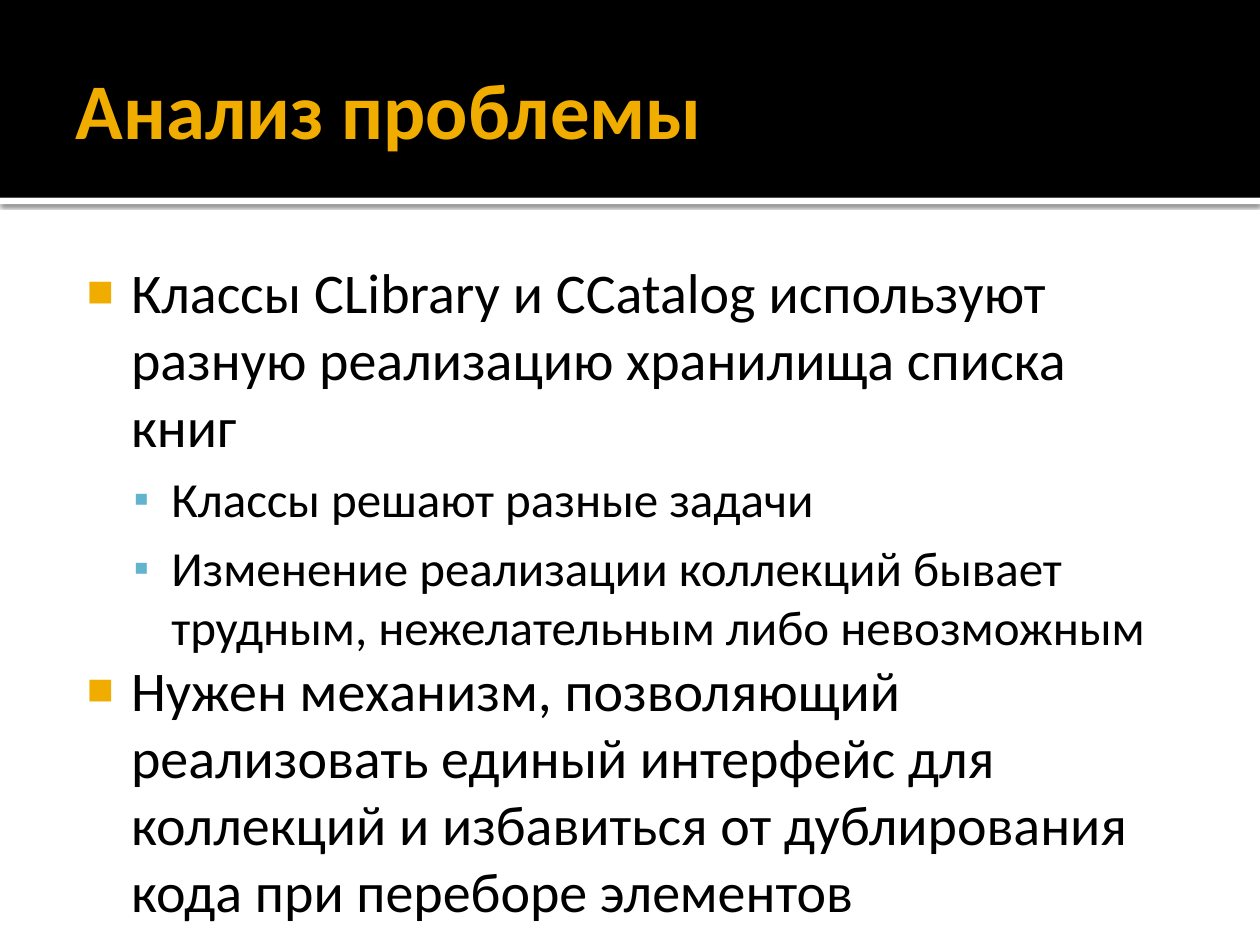
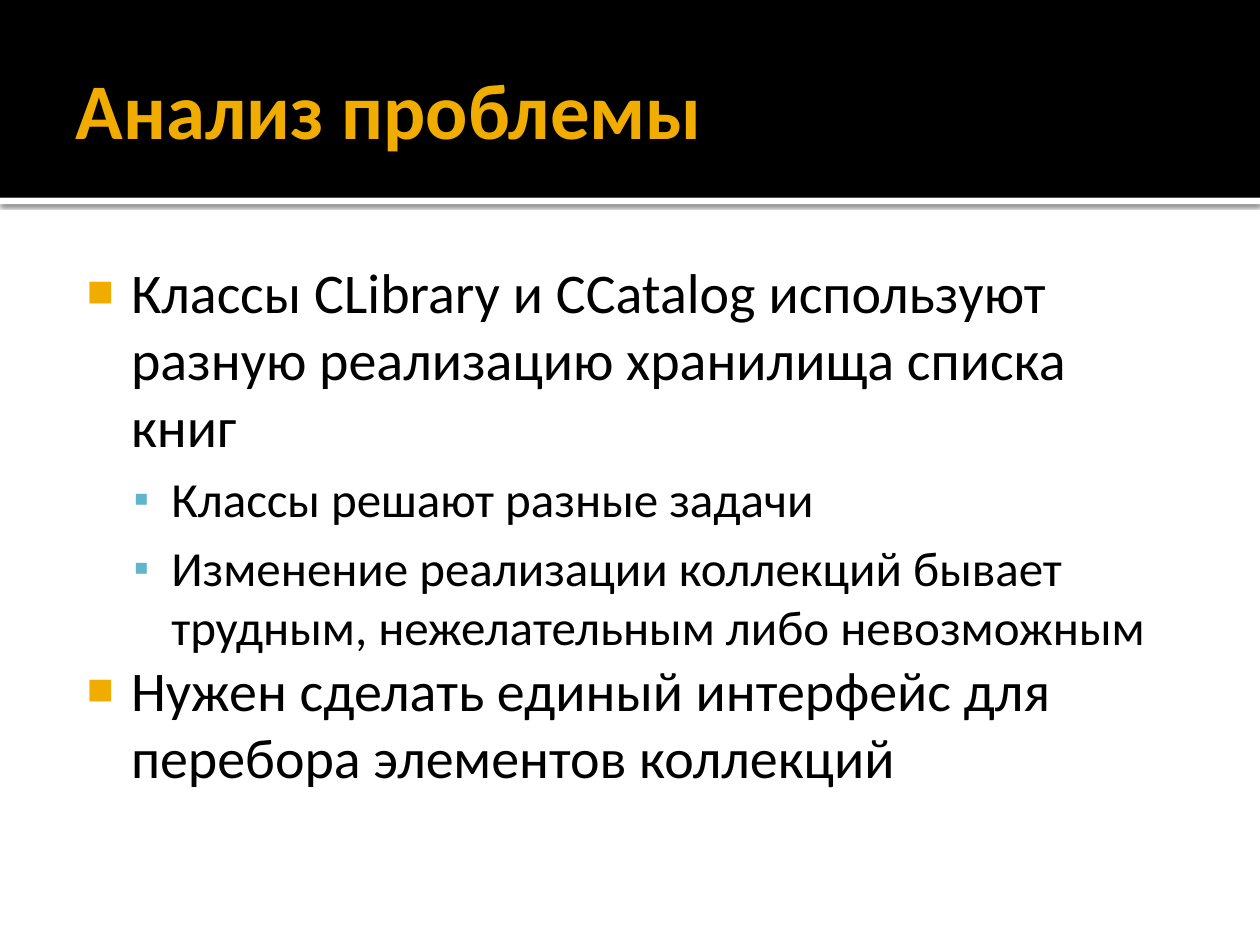
Before and after one commit to alexey-malov/ood, a slide deck: slide 11 of lectures/09.iterator/iterator.pptx. Drawn at 1260x945 pixels with LibreOffice and Linux fonts; fonts in the diff are those of the drawing. Boxes give left, top, right and bottom in pixels: in the first picture for what was removed or moved away, otherwise in the second. Text is boxed around its words. In the diff, an @@ line names an element or a change of style, - is before the commit and + after.

```diff
--- a/lectures/09.iterator/iterator.pptx
+++ b/lectures/09.iterator/iterator.pptx
@@ text at (131,673,1050,788): text changed @@
-■ Нужен механизм, позволяющий реализовать единый интерфейс для коллекций и избавиться от дублирования кода при переборе элементов
+■ Нужен сделать единый интерфейс для перебора элементов коллекций
```
Also in this commit, not shown: 4 other slides changed, 3 slides added, 1 slide removed, 1 other file.
